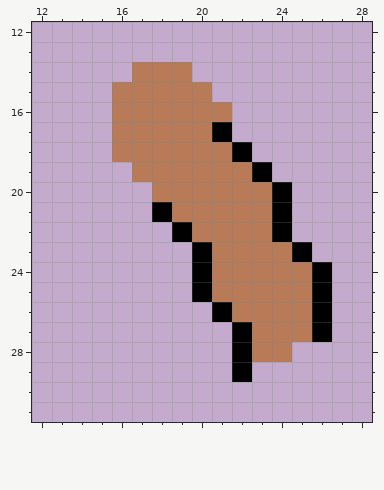
Pixel-art sprite -- images/roots/root_se.png. Above: the version before the commit.
The file is 32x42 pixels. Shown: x 12..28, y 12..31.
And afterwards:
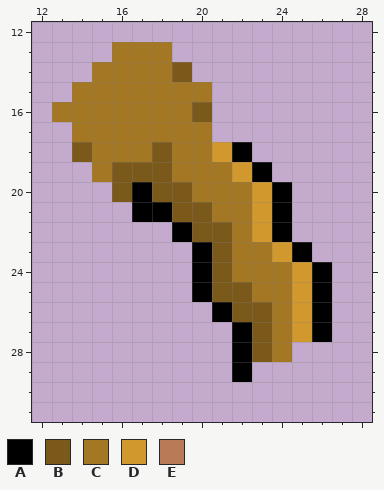
Palette (. is transparent): A #000000  B #7a591b  C #a47724  D #d1982e  E #b97a57
The exact change:
Changed rows in their new state; - is an unchanged pixel.
first column x 13:
13 ---CCC-------
14 --CCCCB------
15 -CCCCCCC-----
16 CCCCCCCB.----
17 -CCCCCCC.----
18 -BCCCBCCD----
19 --CBBBCCCD---
20 ---BABBCCCD--
21 ----A-BBCCD--
22 -------BBCD--
23 --------BCCD-
24 --------BCCCD
25 --------BBCCD
26 ---------BBCD
27 ----------BCD
28 ----------BC-
Where, in picture pixels (left, top, right, bottom), the same in both pictures:
changed: (52, 42, 312, 362)
